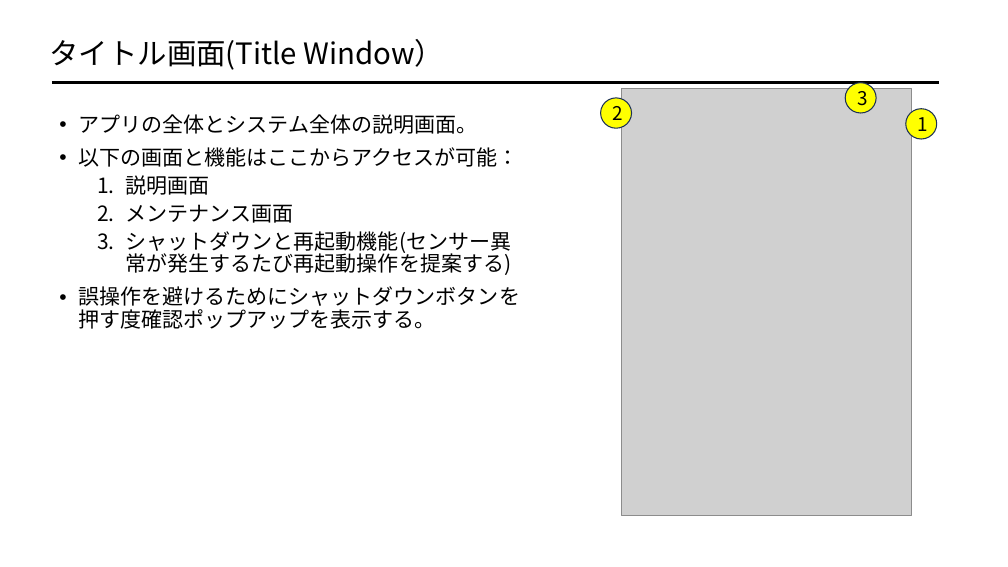
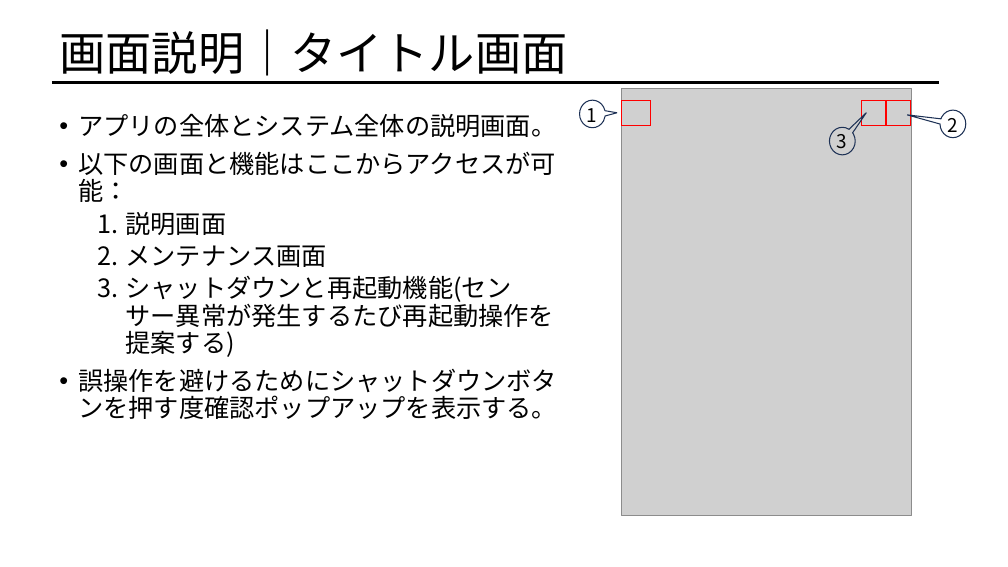
Before and after one commit to afiqfadzil/pythonProject1, a slide deck: slide 12 of LOCOMOTION.pptx (slide 9 before the commit). Drawn at 1008x567 pixels with LibreOffice and Linux fonts; fonts in the diff are those of the drawing; grey boxes stand for pictures. Boxes give left, top, right and bottom in pixels: in the first picture for what was removed or moved away, otherwise in the second. Text is boxed around its words. In the diff, an @@ line names an element or a change of style, - is before the commit and + after.

```diff
--- a/LOCOMOTION.pptx
+++ b/LOCOMOTION.pptx
@@ title at box(59, 29, 567, 82): text changed; size 28 to 44 pt @@
-タイトル画面(Title Window）
+画面説明｜タイトル画面
@@ text "アプリの全体とシステム全体の説明画面。" at box(78, 113, 557, 419): size 20 to 24 pt @@
@@ text "1": place and size @@
-text "1" at box(906, 109, 937, 139)
+text "1" at box(587, 108, 597, 127)
@@ speech bubble added at box(580, 101, 606, 128), outline #1E3256 1 pt @@
@@ rectangle added at box(622, 101, 650, 126), outline #FF0000 1 pt @@
@@ rectangle added at box(861, 101, 886, 126), outline #FF0000 1 pt @@
@@ rectangle added at box(886, 101, 911, 126), outline #FF0000 1 pt @@
@@ alignment centre to left; vertical alignment middle to top; fill #FFFF00 to none; outline #1E3256 1 pt to none in 3 elements at box(837, 134, 847, 154), box(587, 108, 597, 127), box(947, 118, 957, 138) @@
@@ text "2": place and size @@
-text "2" at box(600, 98, 631, 128)
+text "2" at box(947, 118, 957, 138)
@@ speech bubble added at box(940, 110, 966, 138), outline #1E3256 1 pt @@
@@ text "3": place and size @@
-text "3" at box(845, 82, 876, 113)
+text "3" at box(837, 134, 847, 154)
@@ speech bubble added at box(830, 127, 855, 154), outline #1E3256 1 pt @@
```
Also in this commit, not shown: 21 other slides changed, 2 slides added, 5 other files.
